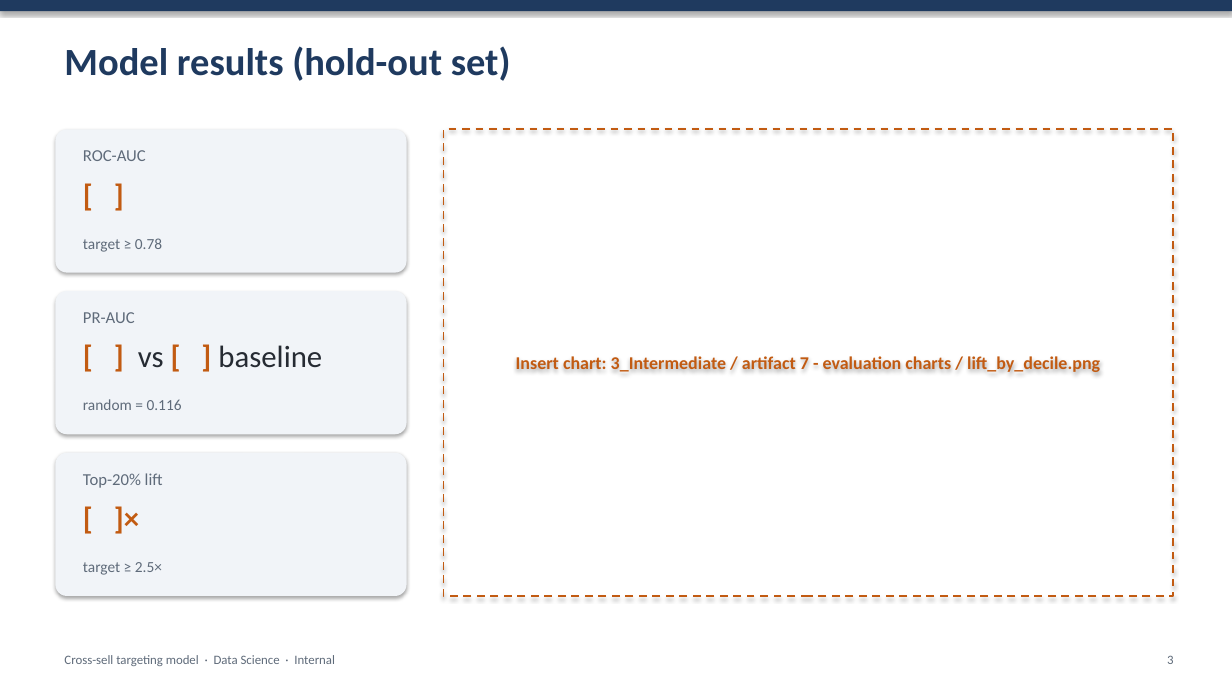
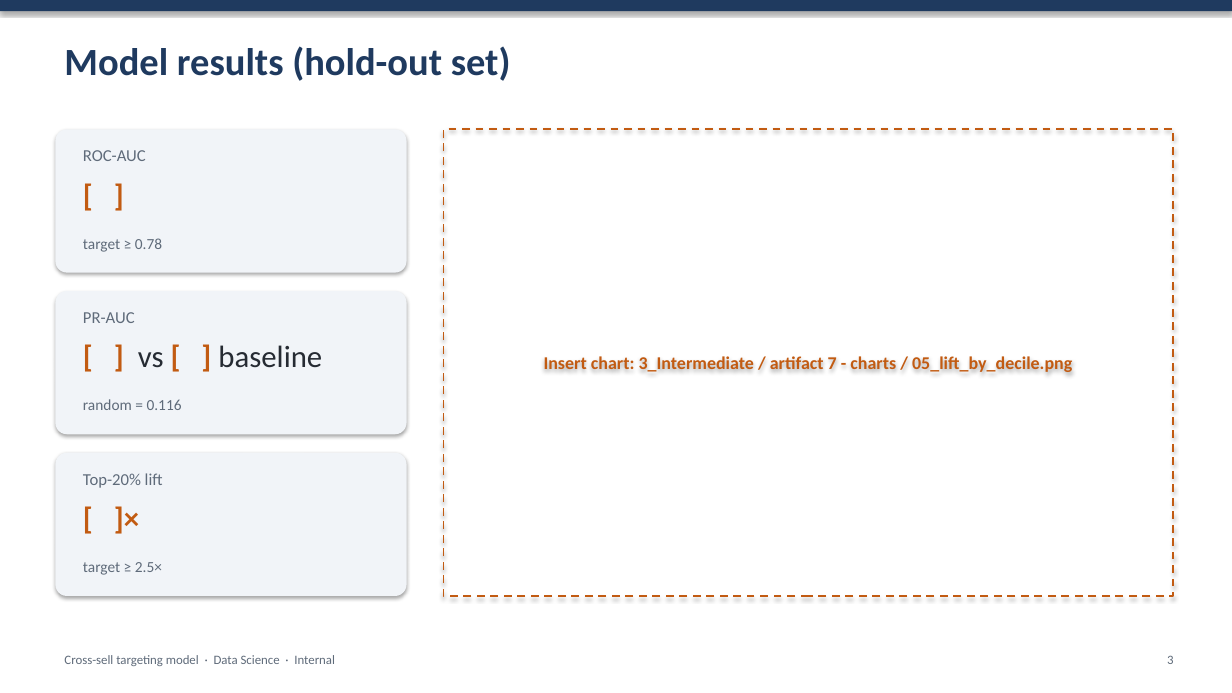
Before and after one commit to UllasKc/LLM_Training_recording, a slide deck: slide 3 of recording_workspace/UC1_Cross_Sell/Deliverables/1_Input/input 4 - summary deck template.pptx. Drawn at 1232x693 pixels with LibreOffice and Linux fonts; fonts in the diff are those of the drawing. Boxes give left, top, right and bottom in pixels: in the first picture for what was removed or moved away, otherwise in the second. Text is boxed around its words. In the diff, an @@ line names an element or a change of style, - is before the commit and + after.

```diff
--- a/recording_workspace/UC1_Cross_Sell/Deliverables/1_Input/input 4 - summary deck template.pptx
+++ b/recording_workspace/UC1_Cross_Sell/Deliverables/1_Input/input 4 - summary deck template.pptx
@@ text in rectangle at box(544, 356, 1072, 372): text changed @@
-Insert chart: 3_Intermediate / artifact 7 - evaluation charts / lift_by_decile.png
+Insert chart: 3_Intermediate / artifact 7 - charts / 05_lift_by_decile.png
```
Also in this commit, not shown: 26 other files.
